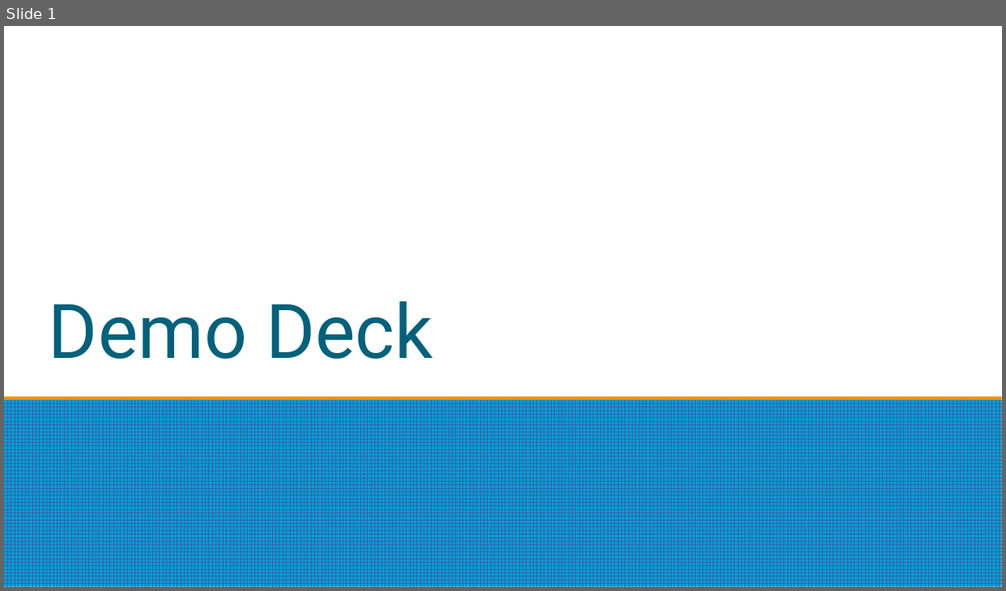
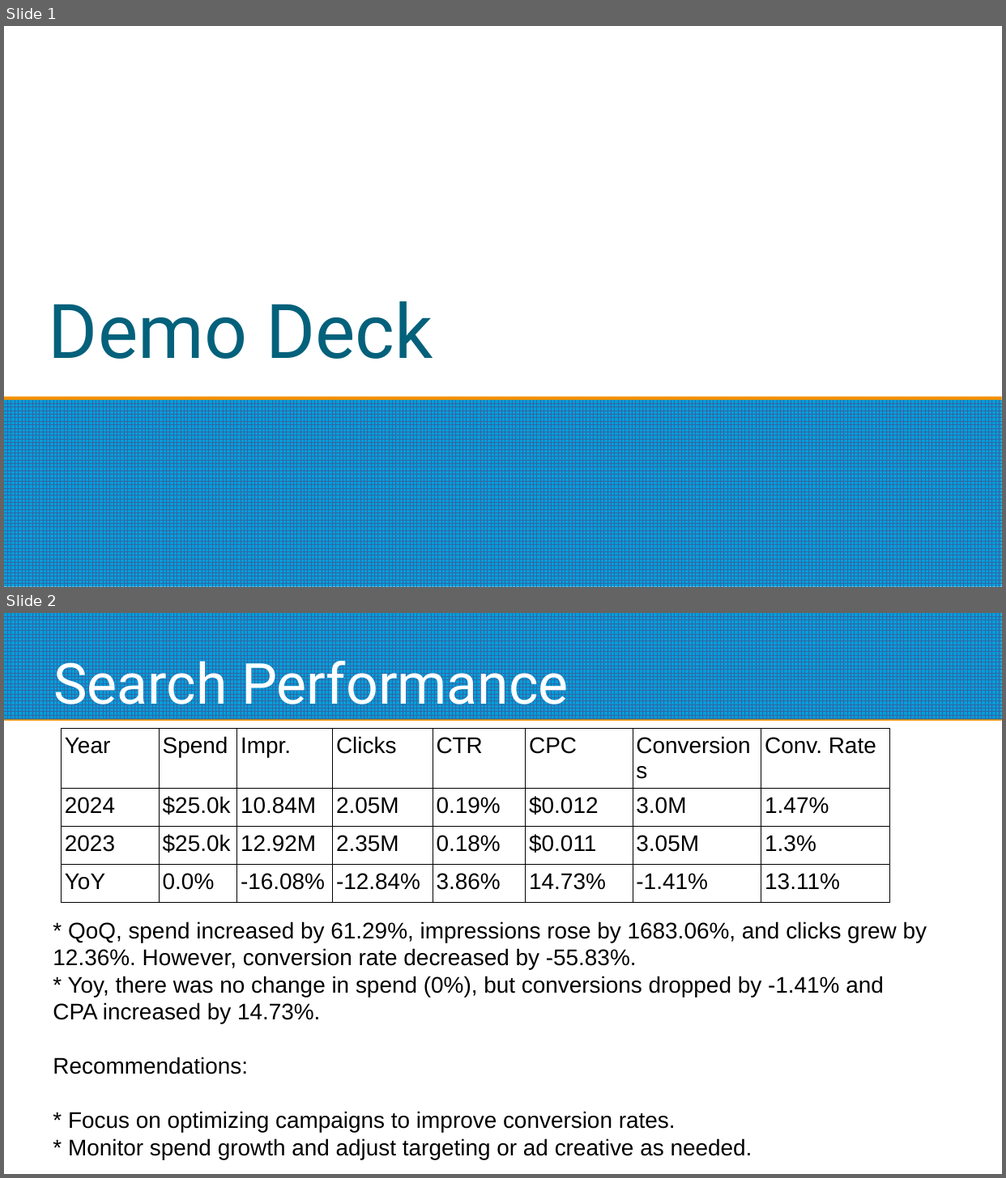
Before and after one commit to ajcook2u2/llm_test, a slide deck: pull_test.pptx. Shown one above the other, each under a label of ours: slide 1 before the commit, slides 1 and 2 after it. The pictures are 1006x591 and 1006x1178 pixels, drawn with LibreOffice and Linux fonts; fonts in the diff are those of the drawing. Boxes give left, top, right and bottom in pixels: in the first picture for what was removed or moved away, otherwise in the second. Text is boxed around its words. In the diff, an @@ line names an element or a change of style, - is before the commit and + after.

```diff
--- a/pull_test.pptx
+++ b/pull_test.pptx
@@ slide 2 added at (4, 613, 1002, 1174), background #FFFFFF @@
@@ rectangle added at (4, 613, 1002, 720), fill pattern #3465A4 on #009EDA @@
@@ title added at (53, 652, 569, 717), 45 pt, text #FFFFFF @@
+Search Performance
@@ table added at (61, 729, 889, 903), 4 rows, 8 columns @@
+Year | Spend | Impr. | Clicks | CTR | CPC | Conversions | Conv. Rate
+2024 | $25.0k | 10.84M | 2.05M | 0.19% | $0.012 | 3.0M | 1.47%
+2023 | $25.0k | 12.92M | 2.35M | 0.18% | $0.011 | 3.05M | 1.3%
+YoY | 0.0% | -16.08% | -12.84% | 3.86% | 14.73% | -1.41% | 13.11%
@@ text added at (53, 922, 927, 1160), 18 pt, text #000000 @@
+* QoQ, spend increased by 61.29%, impressions rose by 1683.06%, and clicks grew by 12.36%. However, conversion rate decreased by -55.83%.
+* Yoy, there was no change in spend (0%), but conversions dropped by -1.41% and CPA increased by 14.73%.
+Recommendations:
+* Focus on optimizing campaigns to improve conversion rates.
+* Monitor spend growth and adjust targeting or ad creative as needed.
```
Also in this commit, not shown: 1 other slide added, 2 slides removed, 2 other files.
